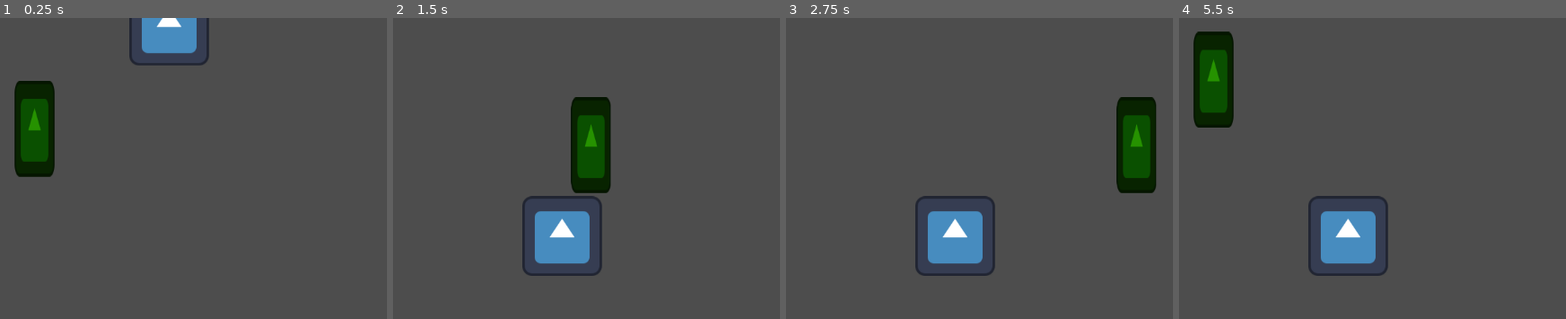
Above: before the commit, frames 1-4 (left to right).
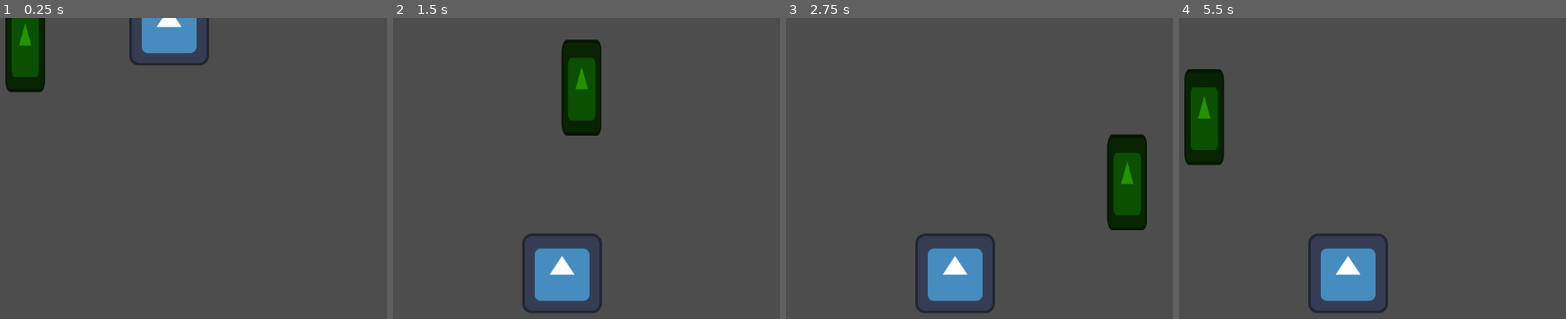
Above: after the commit, the same moments.

Repository: CCV-JamesNye/science-week4-physicsplayground
Game: Godot game, scene res://Scenes/week_4_work.tscn
The game is run twice, just before and just after one commit, with the same random seed, the same clock (stepped at 60 frames per second) and the same inputs. The engine's default icon, where the game draws it, is replaced by a stand-in: a white triangle on a blue panel in a dark square.
Inputs:
- Up to frame 1 (0.25 s): no input
- Up to frame 2 (1.5 s): hold Right (move_right) 0.53-1.28 s; hold Down (move_down) from 1.28 s (still down)
- Up to frame 3 (2.75 s): release Down (move_down) at 2.03 s; hold Right (move_right) from 2.03 s (still down)
- Up to frame 4 (5.5 s): release Right (move_right) at 2.78 s; hold Up (move_up) 2.78-3.53 s; hold Left (move_left) 3.53-5.03 s; hold Down (move_down) from 5.03 s (still down)

The runs differ from the first frame. In frame 1, 5.3% of the frame differs, in the area x 1-15%, y 0-53%; in frame 2, 9.8%, in the area x 33-57%, y 7-98%; in frame 3, 8.9%; in frame 4, 8.9%.

Commit message:
Added Area2D
Added an Area2D node that listens on Layer 1.

Diff:
--- a/Scenes/week_4_work.tscn
+++ b/Scenes/week_4_work.tscn
@@ -11,10 +11,13 @@
 [sub_resource type="RectangleShape2D" id="RectangleShape2D_f0jl8"]
 size = Vector2(64, 157)
 
+[sub_resource type="CircleShape2D" id="CircleShape2D_ujq3c"]
+radius = 68.117546
+
 [node name="Week 4 Work" type="Node2D" unique_id=1687450955]
 
 [node name="Floor" type="StaticBody2D" parent="." unique_id=1356667748]
-position = Vector2(561, 418)
+position = Vector2(561, 478)
 
 [node name="CollisionShape2D" type="CollisionShape2D" parent="Floor" unique_id=1557799968]
 shape = SubResource("WorldBoundaryShape2D_ujq3c")
@@ -29,7 +32,7 @@
 texture = ExtResource("1_f0jl8")
 
 [node name="Player" type="CharacterBody2D" parent="." unique_id=1091909349]
-position = Vector2(328, 255)
+position = Vector2(313, 119)
 collision_layer = 2
 script = ExtResource("2_ujq3c")
 
@@ -42,3 +45,10 @@
 [node name="CollisionShape2D" type="CollisionShape2D" parent="Player" unique_id=1683447143]
 position = Vector2(0, -77.5)
 shape = SubResource("RectangleShape2D_f0jl8")
+
+[node name="Area2D" type="Area2D" parent="." unique_id=2082189753]
+position = Vector2(836, 279)
+collision_layer = 0
+
+[node name="CollisionShape2D" type="CollisionShape2D" parent="Area2D" unique_id=734424231]
+shape = SubResource("CircleShape2D_ujq3c")
